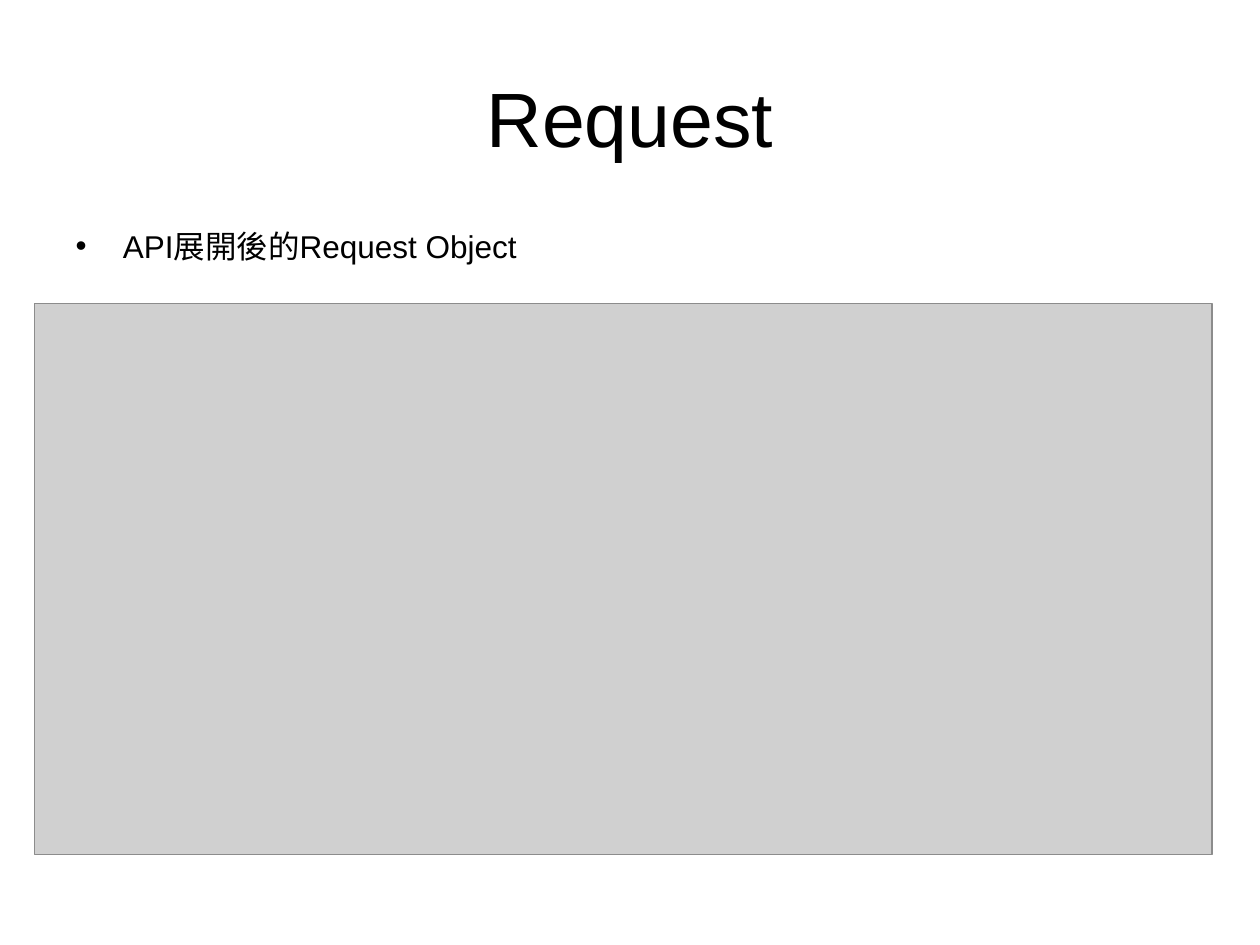
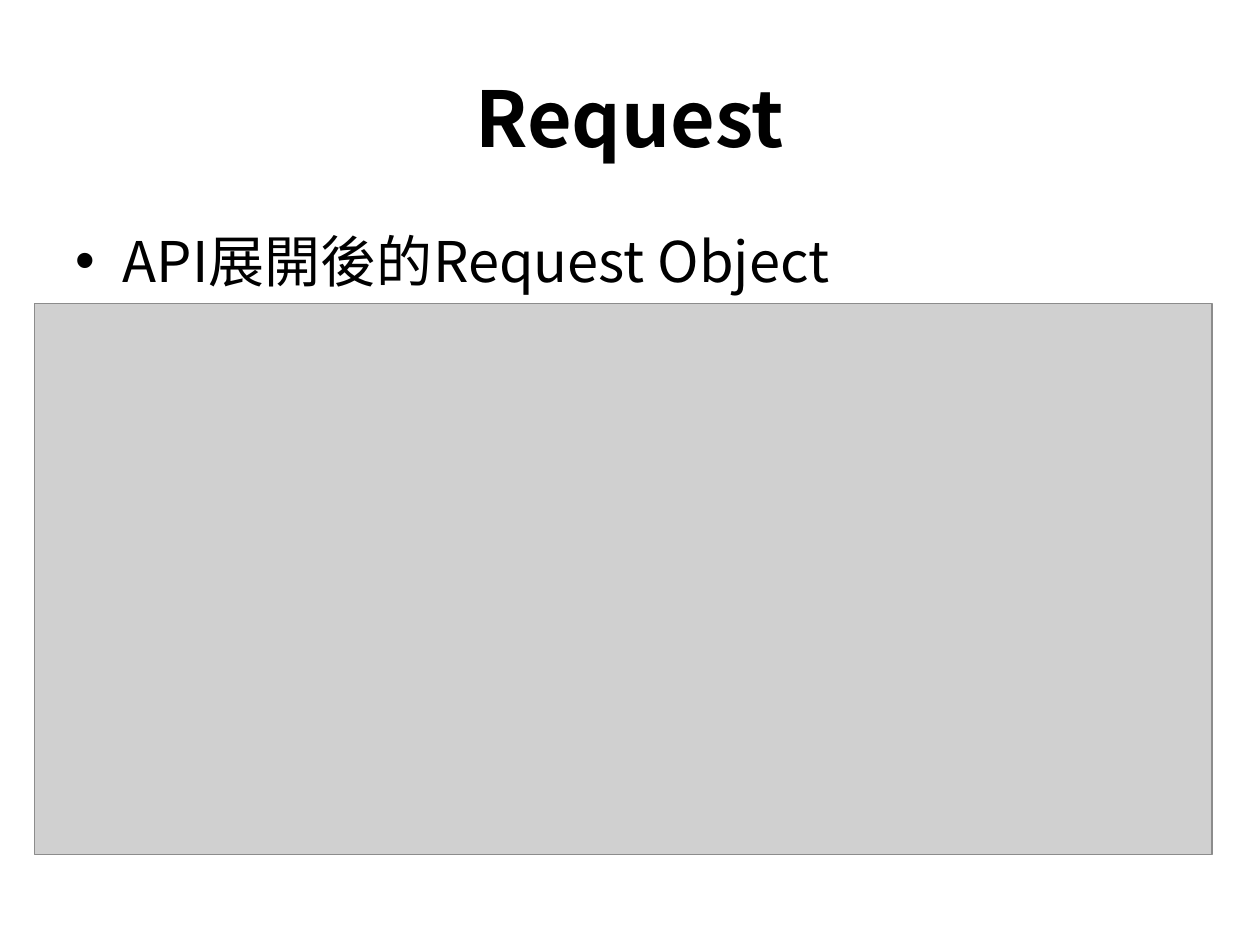
Before and after one commit to xyz90161/PPT, a slide deck: slide 10 of swagger_UI.pptx (slide 8 before the commit). Drawn at 1260x945 pixels with LibreOffice and Linux fonts; fonts in the diff are those of the drawing; grey boxes stand for pictures; background and template pictures are left out. Boxes give left, top, right and bottom in pixels: in the first picture for what was removed or moved away, otherwise in the second. Text is boxed around its words. In the diff, an @@ line names an element or a change of style, - is before the commit and + after.

```diff
--- a/swagger_UI.pptx
+++ b/swagger_UI.pptx
@@ title "Request" at <box>476,90,784,164</box>: font Arial to Noto Sans CJK SC, bold on @@
@@ text "API展開後的Request Object" at <box>123,235,830,296</box>: size 18 to 32 pt, font Arial to Noto Sans CJK SC; more space between paragraphs @@
```
Also in this commit, not shown: 9 other slides changed, 3 slides added.
